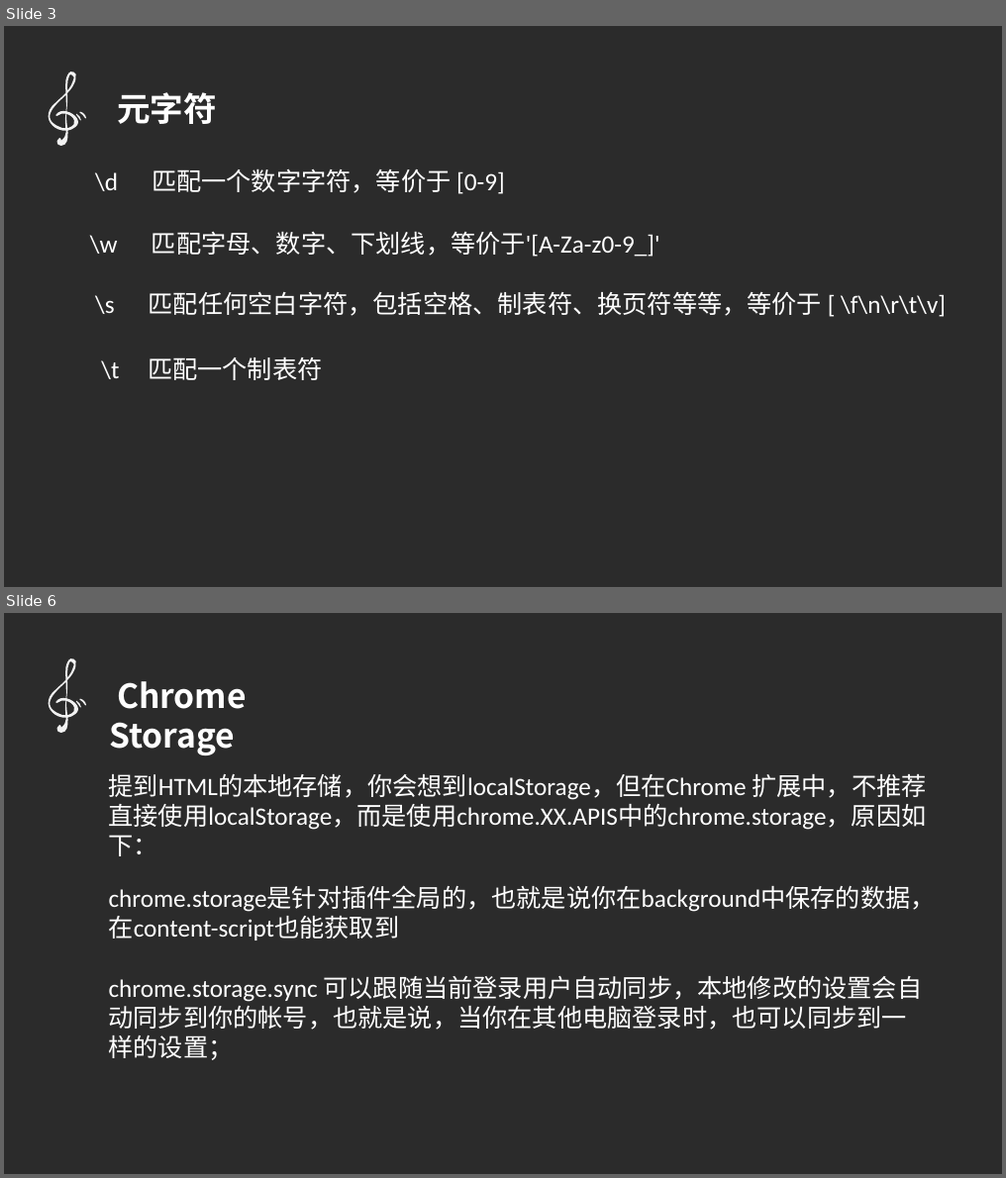
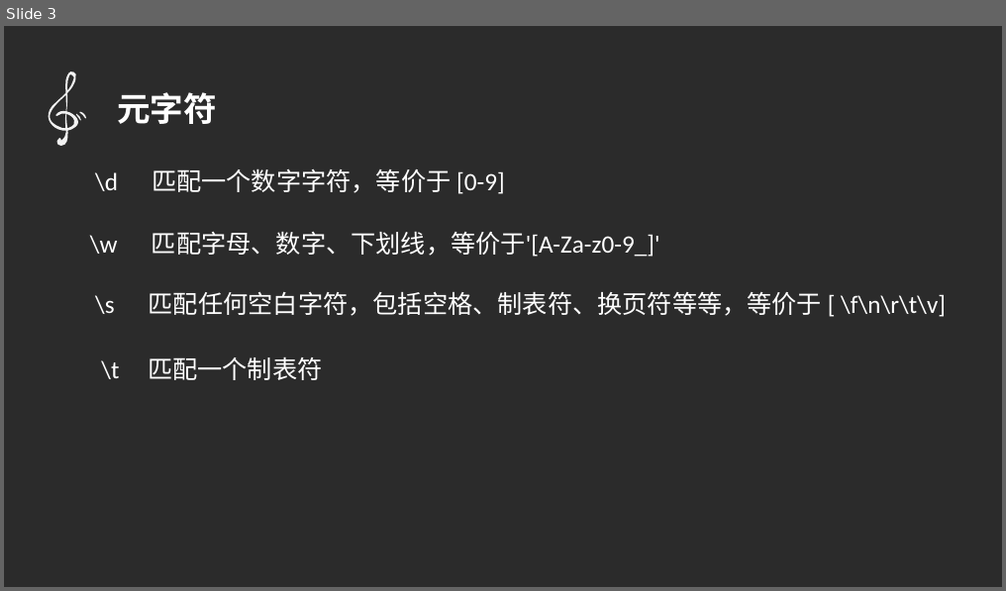
Before and after one commit to qq449245884/chromeTouir, a slide deck: 正则表达式/ppt.pptx. Shown one above the other, each under a label of ours: slides 3 and 6 before the commit, slide 3 after it; the slides between them are not shown. The pictures are 1006x1178 and 1006x591 pixels, drawn with LibreOffice and Linux fonts; fonts in the diff are those of the drawing; background and template pictures are left out; a plain dark background stands for a picture behind light text. Boxes give left, top, right and bottom in pixels: in the first picture for what was removed or moved away, otherwise in the second. Text is boxed around its words. In the diff, an @@ line names an element or a change of style, - is before the commit and + after.

```diff
--- a/正则表达式/ppt.pptx
+++ b/正则表达式/ppt.pptx
@@ slide 6 removed at [4, 613, 1002, 1174], background picture (left out) @@
@@ freeform shape removed at [38, 655, 94, 737] @@
@@ freeform shape removed at [74, 700, 82, 708] @@
@@ freeform shape removed at [77, 698, 88, 706] @@
@@ text removed at [109, 681, 247, 756] @@
-Chrome Storage
@@ text removed at [109, 774, 936, 1060] @@
-提到HTML的本地存储，你会想到localStorage，但在Chrome 扩展中，不推荐直接使用localStorage，而是使用chrome.XX.APIS中的chrome.storage，原因如下：
-chrome.storage是针对插件全局的，也就是说你在background中保存的数据，在content-script也能获取到
-chrome.storage.sync 可以跟随当前登录用户自动同步，本地修改的设置会自动同步到你的帐号，也就是说，当你在其他电脑登录时，也可以同步到一样的设置；
```
Also in this commit, not shown: 1 slide added, 16 other slides removed, 1 other file.
